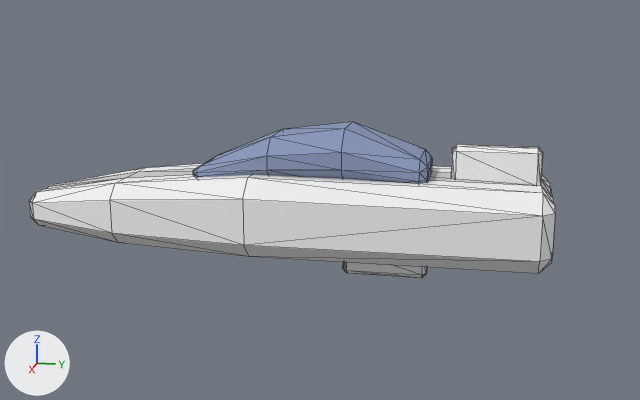
Before and after pictures for a commit that changed the OBJ model sdcard/apps/cosmozoom.app/models/hull_whale.obj.
Before and after are seen from a camera (50 mm lens) standing at (6.04, 1.24, 2.06) and looking at (-0.02, 0.02, 0.55). Every picture has the same lights, and +X, +Y and +Z are marked at lower left. The picture after the commit comes second. Mesh edges are drawn as thin lines. Where no turn or scale is listed for an object, it has been applied to the vertices.

Objects in the first picture: 'hull_whale'.
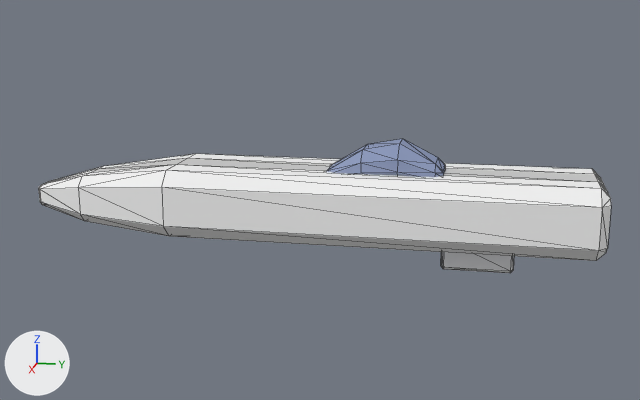
What the commit changed:
me_hull_whale is used by ob_hull_whale; location (0.0, 0.0, 0.0).
me_hull_whale had 180 vertices, 344 faces and spanned x -0.48..0.48, y -2.16..1.63, z 0.02..1.09.
me_hull_whale now has 146 vertices, 280 faces and spans x -0.41..0.41, y -2.12..1.97, z 0.1..1.0.
me_hull_whale part 1: the loose piece of 34 vertices spanning x -0.06..0.06, y 0.95..1.55, z 0.7..0.98 is scaled about its middle by (0.898, 0.841, 0.889), then moved by (0.0, -0.1, -0.62).
me_hull_whale part 2: the loose piece of 62 vertices spanning x -0.48..0.48, y -2.16..1.63, z 0.21..0.77 is rebuilt with 62 vertices and now spans x -0.41..0.41, y -2.12..1.97, z 0.31..0.79.
me_hull_whale part 3: a new loose piece of 50 vertices spanning x -0.2..0.2, y 0.05..0.9, z 0.72..1.0, in mat_tint (greyish blue #93a0c5).
me_hull_whale part 4: the loose piece of 34 vertices spanning x -0.05..0.05, y 0.2..0.8, z 0.02..0.24 is deleted.
Part 5, on me_hull_whale:
50 vertices are removed from x -0.3..0.3, y -0.85..0.8, z 0.7..1.09.
96 faces are deleted.

Boxes (x1, y1, x2, y2) around the edits, measured in the pictures (640 x 400 px; the box of a moved part takes in the faces that stretch with it):
'hull_whale', reshaped (9% wider, 14% shorter)
    before: (29, 122, 555, 278)
    after: (39, 139, 611, 273)
part 1 of me_hull_whale, moved or reshaped
    before: (451, 145, 543, 183)
    after: (441, 252, 514, 273)
part 2 of me_hull_whale, rebuilt (9% wider)
    before: (29, 163, 555, 274)
    after: (39, 154, 611, 261)
part 3 of me_hull_whale, added
    after: (326, 139, 445, 177)
part 4 of me_hull_whale, deleted
    before: (343, 262, 427, 278)
part 5 of me_hull_whale, deleted
    before: (193, 122, 432, 183)
